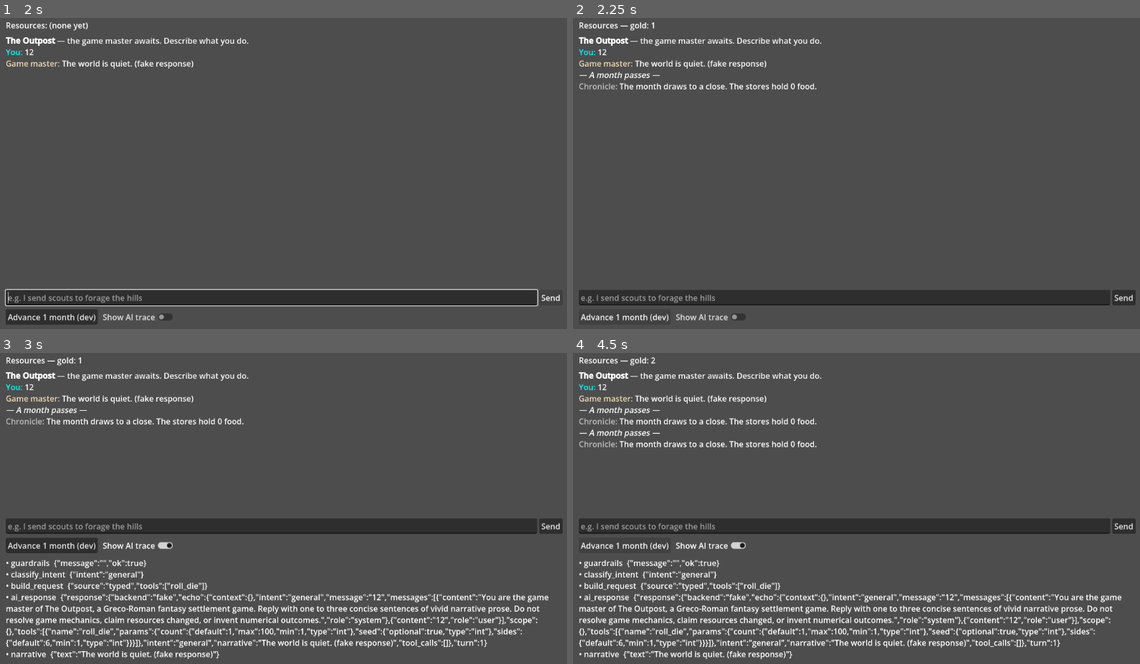
Above: before the commit, frames 1-4 (two rows, left to right).
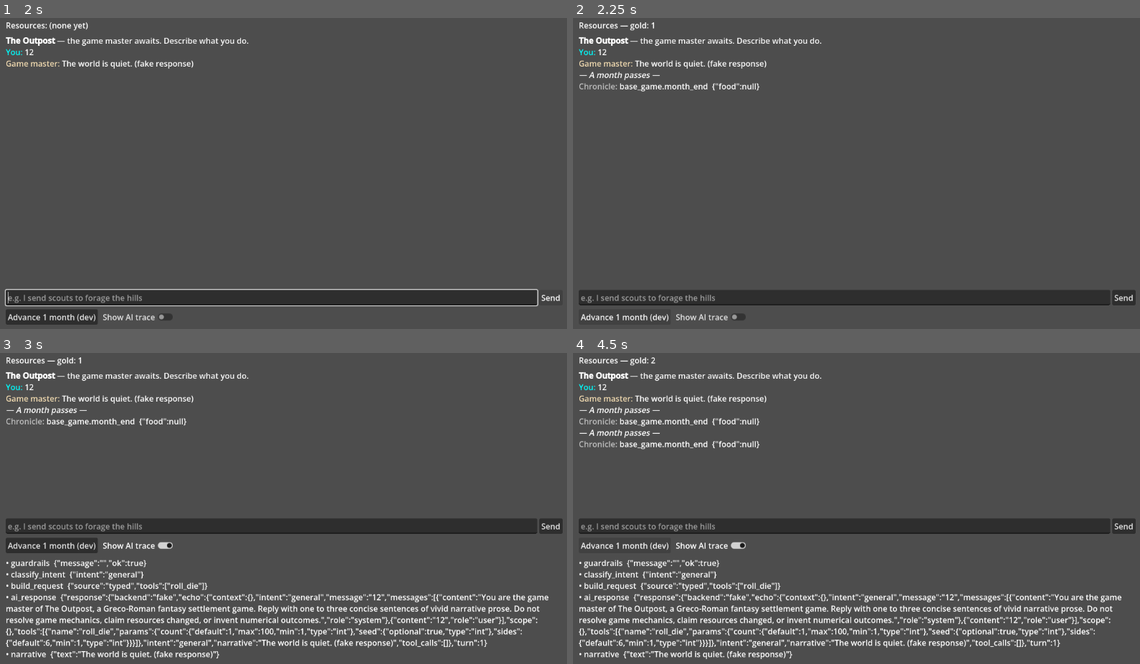
Above: after the commit, the same moments.

Repository: ThiagoVSouza/TheOutpostGodot
Game: Godot game, scene res://core/bootstrap/boot.tscn
The game is run twice, just before and just after one commit, with the same random seed, the same clock (stepped at 60 frames per second) and the same inputs.
Inputs (mouse positions are in pixels of both pictures, inside the frame that each line leads up to):
- Up to frame 1 (2 s): click (272, 297) at 0.52 s; type "12" at 0.6 s; click "Send" at 1.25 s
- Up to frame 2 (2.25 s): click "Advance 1 month (dev)" at 2 s
- Up to frame 3 (3 s): click "Show AI trace" at 2.75 s
- Up to frame 4 (4.5 s): click "Send" at 3.5 s; click "Advance 1 month (dev)" at 4.25 s

Frame 1 is identical in both runs. In frame 2, 0.4% of the frame differs, in the area x 8-43%, y 20-24%; in frame 3, 0.4%; in frame 4, 0.8%, in the area x 8-43%, y 20-32%.

Commit message:
Migrate off v0 WorkflowEngine onto the A3 kernel; delete v0 (A4)
The four v0 consumers move to the new DSL kernel, and v0 is removed:
- Scheduler: validates a def when scheduled (WorkflowValidator) and runs it
  via WorkflowExecutor.for_kernel(kernel) as a fresh WorkflowInstance. No
  longer takes or uses WorkflowEngine.
- AiOrchestrator._handle_schedule: validates AI-proposed workflows with
  WorkflowValidator (dropped kernel.workflows.validate_definition /
  default_capabilities).
- base_game month-end workflow: rewritten in the new DSL. Its v0 `narrate`
  free-text line ("...${food}...") becomes an `emit` of a message key + values
  (base_game.month_end / {food}), honoring the i18n discipline (D24). The chat
  screen now renders `workflow_emit`; the retired `workflow_narrative` is gone.
- kernel.gd: drops `workflows`/WorkflowEngine; Scheduler.new(events, self).

Deleted: core/workflow/workflow_engine.gd and test_workflow_engine.gd.

Note: a scheduled workflow that suspends reports ok:false and is not re-armed
-- game-time wake re-arming in the scheduler is future work, not this
migration. Month-end runs to completion.

M3a exit met (A1 traces + A3 restart-survival + A4): month-end runs on the new
kernel with v0 deleted; a suspended instance survives a restart; a trace reads
end to end. Only A5 (the AI `narrate` op) remains as an M3a task. 131/131 green.

Co-Authored-By: Claude Opus 4.8 <noreply@anthropic.com>

Diff:
--- a/core/ai/ai_orchestrator.gd
+++ b/core/ai/ai_orchestrator.gd
@@ -273,7 +273,7 @@
 	if when != "month_end" or not (wf is Dictionary):
 		trace.add("workflow_rejected", {"reason": "unsupported schedule", "when": when})
 		return
-	var validation := _kernel.workflows.validate_definition(wf, _kernel.workflows.default_capabilities())
+	var validation := WorkflowValidator.new().validate(wf)
 	if not validation.success:
 		trace.add("workflow_rejected", {"reason": validation.message})
 		return
--- a/core/calendar/scheduler.gd
+++ b/core/calendar/scheduler.gd
@@ -2,34 +2,45 @@
 extends RefCounted
 
 ## Schedules workflows against the game calendar and dispatches them as the [GameClock]
-## advances. Subscribes to the clock's [EventBus] events and runs due workflow
-## definitions through the [WorkflowEngine]. Emits "workflow_ran" after each dispatch:
-##   { "ok": bool, "message": String, "trigger": String }
+## advances. Subscribes to the clock's [EventBus] events and runs due workflow definitions
+## on the A3 kernel — validated once when scheduled ([WorkflowValidator]), then run as a
+## fresh [WorkflowInstance] through [WorkflowExecutor]. Emits "workflow_ran" after each
+## dispatch: { "ok": bool, "message": String, "trigger": String }.
+##
+## Suspension note: a scheduled workflow is expected to run to completion (the month-end
+## report does). If one suspends (a `wait_*`/`confirm`), it reports `ok: false` here and is
+## not yet re-armed — game-time wake re-arming (§5.2) is future work, not part of this
+## migration.
 
 var _events: EventBus
-var _workflows: WorkflowEngine
 var _kernel: GameKernel
+var _validator: WorkflowValidator
 
-var _monthly: Array = []      # Array[Dictionary] workflow defs run every month_ended
+var _monthly: Array = []      # Array[Dictionary] validated workflow defs run every month_ended
 var _by_day: Dictionary = {}  # total_days: int -> Array[Dictionary]
+var _seq: int = 0
 
 
-func _init(events: EventBus, workflows: WorkflowEngine, kernel: GameKernel) -> void:
+func _init(events: EventBus, kernel: GameKernel) -> void:
 	_events = events
-	_workflows = workflows
 	_kernel = kernel
+	_validator = WorkflowValidator.new()
 	if _events != null:
 		_events.subscribe("month_ended", _on_month_ended)
 		_events.subscribe("day_passed", _on_day_passed)
 
 
-## Run this workflow definition at the end of every month.
+## Run this workflow definition at the end of every month. Rejected (with a log warning) if
+## it does not validate, so an ill-formed definition never reaches a trigger.
 func schedule_monthly(workflow_def: Dictionary) -> void:
-	_monthly.append(workflow_def)
+	if _validate(workflow_def, "monthly"):
+		_monthly.append(workflow_def)
 
 
 ## Run this workflow definition once, when the clock reaches [param on_total_days].
 func schedule_on_day(on_total_days: int, workflow_def: Dictionary) -> void:
+	if not _validate(workflow_def, "on_day"):
+		return
 	if not _by_day.has(on_total_days):
 		_by_day[on_total_days] = []
 	_by_day[on_total_days].append(workflow_def)
@@ -39,7 +50,16 @@
 	return _monthly.size()
 
 
-func _on_month_ended(payload: Dictionary) -> void:
+func _validate(workflow_def: Dictionary, when: String) -> bool:
+	var result := _validator.validate(workflow_def)
+	if not result.success:
+		if _kernel != null and _kernel.log != null:
+			_kernel.log.warn("Scheduler", "Rejected %s workflow: %s" % [when, result.message])
+		return false
+	return true
+
+
+func _on_month_ended(_payload: Dictionary) -> void:
 	for wf in _monthly:
 		_run(wf, "month_ended")
 
@@ -53,6 +73,16 @@
 
 
 func _run(workflow_def: Dictionary, trigger: String) -> void:
-	var res := _workflows.execute(workflow_def, _kernel)
+	_seq += 1
+	var instance := WorkflowInstance.create(
+		String(workflow_def.get("id", "scheduled")),
+		int(workflow_def.get("version", 1)),
+		{},
+		hash("%d:%d" % [Time.get_ticks_usec(), _seq]))
+	var result := WorkflowExecutor.for_kernel(_kernel).run(workflow_def, instance)
 	if _events != null:
-		_events.emit("workflow_ran", {"ok": res.success, "message": res.message, "trigger": trigger})
+		_events.emit("workflow_ran", {
+			"ok": result.succeeded(),
+			"message": result.fail_msg,
+			"trigger": trigger,
+		})
--- a/core/kernel.gd
+++ b/core/kernel.gd
@@ -27,7 +27,6 @@
 var clock: GameClock
 var scheduler: Scheduler
 var saves: SaveManager
-var workflows: WorkflowEngine
 
 # --- workflow DSL kernel (M3a: A2 validation layer + A3 runtime) ---
 var globals: GlobalStore
@@ -82,19 +81,18 @@
 	ai = _create_ai_backend()
 	ai_availability = AiAvailability.new(events, func() -> AiBackend: return ai)
 
-	# 7. Calendar + workflow subsystems (scheduler listens on the event bus and runs
-	#    due workflows through the engine).
-	workflows = WorkflowEngine.new()
-
-	# 7b. Workflow DSL kernel (D24/D31): the global store, the fn/table registries the
-	#     `fn`/`table_get` ops resolve names through, and the validated-definition registry.
-	#     The A3 executor is constructed per run via WorkflowExecutor.for_kernel(self).
+	# 7. Workflow DSL kernel (D24/D31): the global store, the fn/table registries the
+	#    `fn`/`table_get` ops resolve names through, and the validated-definition registry.
+	#    The A3 executor is constructed per run via WorkflowExecutor.for_kernel(self).
 	globals = GlobalStore.new()
 	dsl_functions = DslFunctionRegistry.new()
 	dsl_tables = DslTableRegistry.new()
 	workflow_registry = WorkflowRegistry.new()
+
+	# 7b. Calendar + scheduler: the scheduler listens on the event bus and runs due
+	#     workflows on the DSL kernel above (validated when scheduled, run via the executor).
 	clock = GameClock.new(events)
-	scheduler = Scheduler.new(events, workflows, self)
+	scheduler = Scheduler.new(events, self)
 	saves = SaveManager.new()
 
 	# 8. AI orchestrator ties the above together (needs tools, command_registry, ai,
--- a/core/workflow/workflow_engine.gd
+++ /dev/null
@@ -1,132 +0,0 @@
-class_name WorkflowEngine
-extends RefCounted
-
-## Validates and executes the controlled workflow DSL.
-##
-## Per the brief, the AI may propose workflows but must NEVER run arbitrary GDScript.
-## Workflows are JSON-serializable dictionaries with a "steps" array; every step's "op"
-## must be in the allowed capability set, and the step count is bounded. Execution
-## interprets a small, fixed op set — it cannot call into anything not vetted here, and
-## state changes still go through whitelisted commands.
-##
-## Definition shape:
-##   { "id"?, "version"?, "origin"?, "steps": [ {op, ...}, ... ] }
-## Ops: read_state {key, as?}, narrate {text}, roll {sides, count, seed?, as?},
-##      run_command {name, args?}
-
-const MAX_STEPS: int = 256
-const MAX_LOOP_ITERATIONS: int = 1000
-
-
-## The op set this engine can interpret — used as the default capability whitelist.
-func default_capabilities() -> PackedStringArray:
-	return PackedStringArray(["read_state", "narrate", "roll", "run_command"])
-
-
-## Structure + capability + budget check. Side-effect free.
-func validate_definition(definition: Variant, allowed_capabilities: PackedStringArray) -> CommandResult:
-	if not (definition is Dictionary):
-		return CommandResult.fail("workflow must be a dictionary")
-	if not definition.has("steps"):
-		return CommandResult.fail("workflow has no 'steps'")
-	var steps: Variant = definition["steps"]
-	if not (steps is Array):
-		return CommandResult.fail("'steps' must be an array")
-	if steps.size() > MAX_STEPS:
-		return CommandResult.fail("workflow exceeds MAX_STEPS (%d)" % MAX_STEPS)
-	var allowed: Dictionary = {}
-	for cap in allowed_capabilities:
-		allowed[cap] = true
-	for i in steps.size():
-		var step: Variant = steps[i]
-		if not (step is Dictionary):
-			return CommandResult.fail("step %d is not a dictionary" % i)
-		var op := String(step.get("op", ""))
-		if op.is_empty():
-			return CommandResult.fail("step %d has no 'op'" % i)
-		if not allowed.has(op):
-			return CommandResult.fail("step %d op '%s' not in allowed capabilities" % [i, op])
-	return CommandResult.ok("valid", {"steps": steps.size()})
-
-
-## Validate (against default capabilities) then interpret the steps. Never runs code.
-## On success, result.data carries { narrative, applied_commands, vars }.
-func execute(definition: Variant, kernel: GameKernel) -> CommandResult:
-	var validation := validate_definition(definition, default_capabilities())
-	if not validation.success:
-		return validation
-
-	var steps: Array = (definition as Dictionary)["steps"]
-	var vars: Dictionary = {}
-	var narrative_parts: Array = []
-	var applied: Array = []
-	var executed := 0
-
-	for step_v in steps:
-		if executed >= MAX_STEPS:
-			break
-		executed += 1
-		var step := step_v as Dictionary
-		var op := String(step.get("op", ""))
-		match op:
-			"read_state":
-				var key := String(step.get("key", ""))
-				var alias := String(step.get("as", key))
-				var value: Variant = _read_path(kernel.state, key)
-				if value == null and step.has("default"):
-					value = step["default"]
-				vars[alias] = value
-			"narrate":
-				var text := _interpolate(String(step.get("text", "")), vars)
-				narrative_parts.append(text)
-				if kernel.events != null:
-					kernel.events.emit("workflow_narrative", {"text": text})
-			"roll":
-				var sides := maxi(int(step.get("sides", 6)), 1)
-				var count := int(step.get("count", 1))
-				var rng := RandomNumberGenerator.new()
-				if step.has("seed"):
-					rng.seed = int(step["seed"])
-				var total := 0
-				for _r in mini(count, MAX_LOOP_ITERATIONS):
-					total += rng.randi_range(1, sides)
-				vars[String(step.get("as", "roll"))] = total
-			"run_command":
-				var cmd_name := String(step.get("name", ""))
-				var cmd_args: Variant = step.get("args", {})
-				if not (cmd_args is Dictionary):
-					cmd_args = {}
-				if kernel.command_registry.has(cmd_name):
-					var cmd := kernel.command_registry.create(cmd_name, cmd_args)
-					if cmd != null and kernel.commands.execute(cmd).success:
-						applied.append(cmd_name)
-
-	return CommandResult.ok("workflow executed", {
-		"narrative": "\n".join(narrative_parts),
-		"applied_commands": applied,
-		"vars": vars,
-	})
-
-
-# --- helpers ---
-
-## Read a dotted path (e.g. "resources.food") out of [GameState]'s nested dictionaries.
-func _read_path(state: GameState, path: String) -> Variant:
-	var parts := path.split(".")
-	if parts.is_empty():
-		return null
-	var current: Variant = state.get_value(parts[0], null)
-	for i in range(1, parts.size()):
-		if current is Dictionary:
-			current = current.get(parts[i], null)
-		else:
-			return null
-	return current
-
-
-## Replace ${name} tokens in [param text] with values from [param vars].
-func _interpolate(text: String, vars: Dictionary) -> String:
-	var out := text
-	for k in vars:
-		out = out.replace("${%s}" % k, str(vars[k]))
-	return out
--- a/modules/base_game/base_game_module.gd
+++ b/modules/base_game/base_game_module.gd
@@ -32,16 +32,20 @@
 	)
 
 
-## A tiny, validated workflow: read the food stores, narrate a month-end line, and grant
+## A tiny, validated workflow on the A3 kernel: read the food stores, emit a localizable
+## month-end line (key + values, never an assembled string — D24 i18n discipline), and grant
 ## a little upkeep gold. Demonstrates the DSL end to end.
 func _end_of_month_workflow() -> Dictionary:
 	return {
+		"op": "workflow",
 		"id": "end_of_month_report",
 		"version": 1,
 		"origin": "base_game",
+		"params": {},
 		"steps": [
-			{"op": "read_state", "key": "resources.food", "as": "food", "default": 0},
-			{"op": "narrate", "text": "The month draws to a close. The stores hold ${food} food."},
+			{"op": "let", "as": "$$food",
+			 "value": {"op": "read_state", "path": ["resources", "food"]}},
+			{"op": "emit", "msg": "base_game.month_end", "values": {"food": "$$food"}},
 			{"op": "run_command", "name": "grant_resource", "args": {"resource": "gold", "amount": 1}},
 		],
 	}
--- a/modules/base_game/screens/chat_screen.gd
+++ b/modules/base_game/screens/chat_screen.gd
@@ -25,8 +25,8 @@
 	_source = Kernel.input_router.create_source("typed")
 	# Replies arrive via the event bus (D18), not as a return value of the submit call.
 	Kernel.events.subscribe(AiInputRouter.EVENT_TURN_COMPLETED, _on_turn_completed)
-	# Surface workflow narration (e.g. the end-of-month report) in the conversation log.
-	Kernel.events.subscribe("workflow_narrative", _on_workflow_narrative)
+	# Surface workflow emits (e.g. the end-of-month report) in the conversation log.
+	Kernel.events.subscribe("workflow_emit", _on_workflow_emit)
 	# T5: reflect AI outage/recovery state as system messages + the Retry control.
 	Kernel.events.subscribe(AiAvailability.EVENT_NAME, _on_ai_availability_changed)
 	_append("[b]The Outpost[/b] — the game master awaits. Describe what you do.")
@@ -137,8 +137,14 @@
 	_refresh_resources()
 
 
-func _on_workflow_narrative(payload: Dictionary) -> void:
-	_append("[color=gray]Chronicle:[/color] %s" % payload.get("text", ""))
+## A workflow emit carries a message key + values (i18n discipline, D24), not assembled
+## prose. Until translations are wired (later milestone), render the key and its values so
+## the chronicle line stays visible in the dev conversation log.
+func _on_workflow_emit(payload: Dictionary) -> void:
+	var msg := String(payload.get("msg", ""))
+	var values: Dictionary = payload.get("values", {})
+	var suffix := "  %s" % JSON.stringify(values) if not values.is_empty() else ""
+	_append("[color=gray]Chronicle:[/color] %s%s" % [msg, suffix])
 
 
 func _on_ai_availability_changed(payload: Dictionary) -> void:
--- a/tests/unit/test_scheduler.gd
+++ b/tests/unit/test_scheduler.gd
@@ -25,6 +25,9 @@
 	var ran: Array = []
 	kernel.events.subscribe("workflow_ran", func(_p: Dictionary) -> void: ran.append(1))
 
-	kernel.scheduler.schedule_on_day(3, {"steps": [{"op": "narrate", "text": "day three"}]})
+	kernel.scheduler.schedule_on_day(3, {
+		"op": "workflow", "id": "day_three", "version": 1, "params": {},
+		"steps": [{"op": "emit", "msg": "test.day_three"}]
+	})
 	kernel.clock.advance(5)
 	assert_eq(ran.size(), 1, "day-scheduled workflow runs exactly once")
--- a/tests/unit/test_workflow_engine.gd
+++ /dev/null
@@ -1,53 +0,0 @@
-extends GutTest
-
-## WorkflowEngine: validation (capabilities + budget) and execution of the op set.
-
-func test_validate_rejects_unknown_op() -> void:
-	var engine := WorkflowEngine.new()
-	var res := engine.validate_definition({"steps": [{"op": "delete_disk"}]}, engine.default_capabilities())
-	assert_false(res.success, "op outside the whitelist is rejected")
-
-
-func test_validate_rejects_missing_steps() -> void:
-	var engine := WorkflowEngine.new()
-	assert_false(engine.validate_definition({}, engine.default_capabilities()).success)
-
-
-func test_validate_rejects_over_budget() -> void:
-	var engine := WorkflowEngine.new()
-	var steps: Array = []
-	for _i in WorkflowEngine.MAX_STEPS + 1:
-		steps.append({"op": "narrate", "text": "x"})
-	assert_false(engine.validate_definition({"steps": steps}, engine.default_capabilities()).success)
-
-
-func test_execute_runs_ops_and_applies_command() -> void:
-	var kernel := GameKernel.new()
-	add_child_autofree(kernel)  # boots; base_game registers grant_resource
-
-	var narrations: Array = []
-	kernel.events.subscribe("workflow_narrative", func(p: Dictionary) -> void: narrations.append(p["text"]))
-
-	var definition := {
-		"steps": [
-			{"op": "read_state", "key": "resources.food", "as": "food", "default": 0},
-			{"op": "narrate", "text": "food is ${food}"},
-			{"op": "run_command", "name": "grant_resource", "args": {"resource": "gold", "amount": 2}},
-		],
-	}
-	var res := kernel.workflows.execute(definition, kernel)
-
-	assert_true(res.success, "valid workflow executes")
-	assert_has(res.data["applied_commands"], "grant_resource")
-	assert_eq(narrations, ["food is 0"], "interpolation uses default when state missing")
-	assert_eq(int((kernel.state.get_value("resources", {}) as Dictionary).get("gold", 0)), 2)
-
-
-func test_execute_skips_non_whitelisted_command() -> void:
-	var kernel := GameKernel.new()
-	add_child_autofree(kernel)
-	var res := kernel.workflows.execute({
-		"steps": [{"op": "run_command", "name": "not_whitelisted", "args": {}}],
-	}, kernel)
-	assert_true(res.success, "engine completes")
-	assert_eq((res.data["applied_commands"] as Array).size(), 0, "no command applied")
Not shown, removed: core/workflow/workflow_engine.gd.uid
Not shown, removed: tests/unit/test_workflow_engine.gd.uid
Not shown, changed: docs/handover_next_steps.md
Not shown, changed: docs/plan.md
